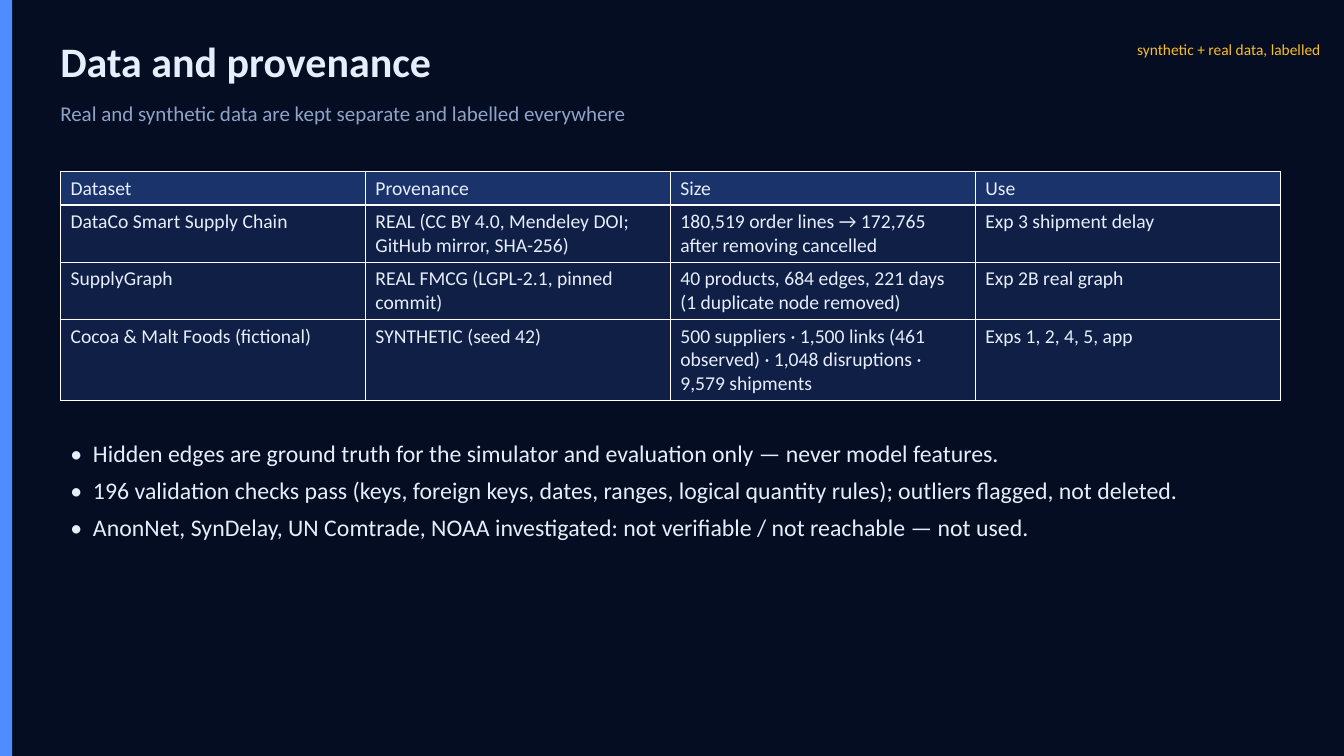
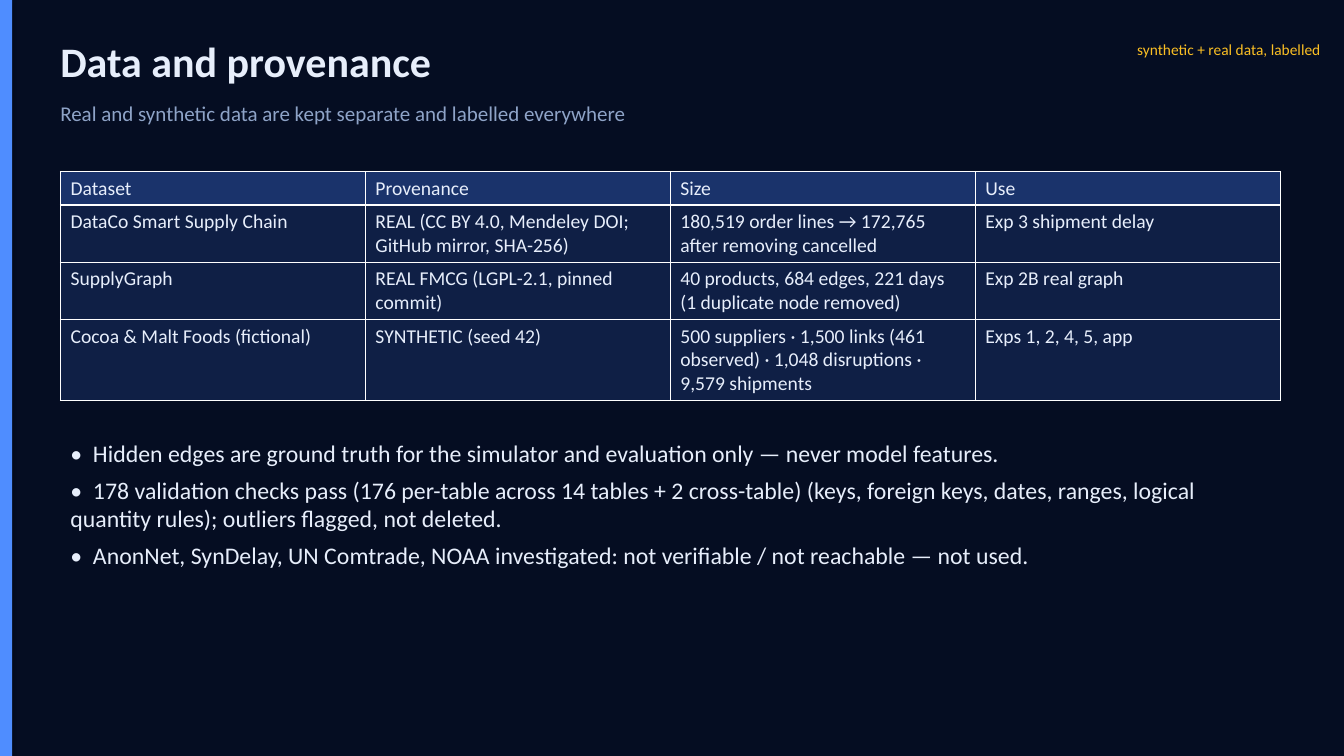
Before and after one commit to SamarthKamat/AIML-PROJECT, a slide deck: slide 5 of presentation/Supply_Chain_Black_Box.pptx. Drawn at 1344x756 pixels with LibreOffice and Linux fonts; fonts in the diff are those of the drawing. Boxes give left, top, right and bottom in pixels: in the first picture for what was removed or moved away, otherwise in the second. Text is boxed around its words. In the diff, an @@ line names an element or a change of style, - is before the commit and + after.

```diff
--- a/presentation/Supply_Chain_Black_Box.pptx
+++ b/presentation/Supply_Chain_Black_Box.pptx
@@ text at <box>70,481,1194,531</box>: text changed @@
-• 196 validation checks pass (keys, foreign keys, dates, ranges, logical quantity rules); outliers flagged, not deleted.
+• 178 validation checks pass (176 per-table across 14 tables + 2 cross-table) (keys, foreign keys, dates, ranges, logical quantity rules); outliers flagged, not deleted.
```
Also in this commit, not shown: 37 other files.
